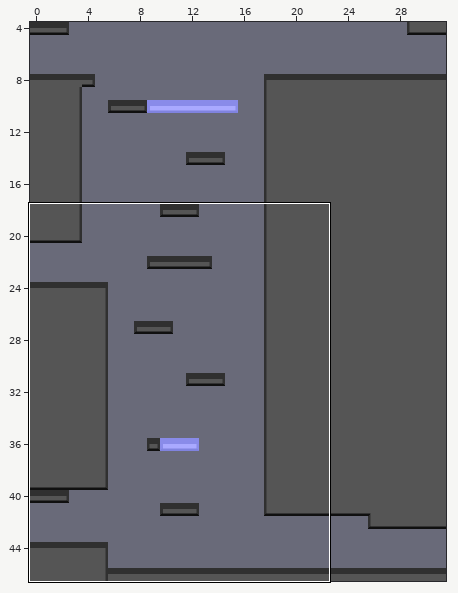
Level history. LDtk project: assets/world.ldtk. The first picture is a wide view before the edit; the outline marks the close-up.
Close-up. Earlier state:
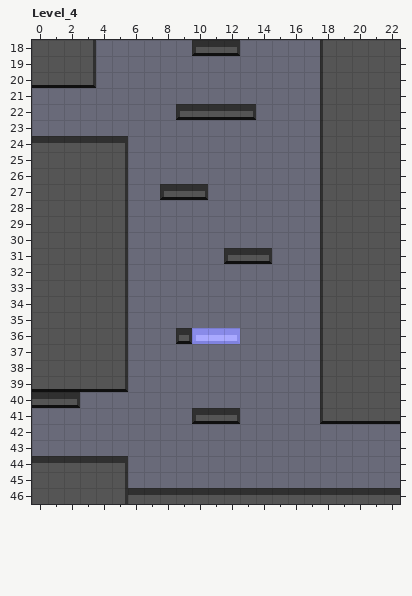
Cells are 16x16 px. Shown: Level_4 x 0..22, y 18..46. The commit also changed other parts of the map, which this record leaves out.
After:
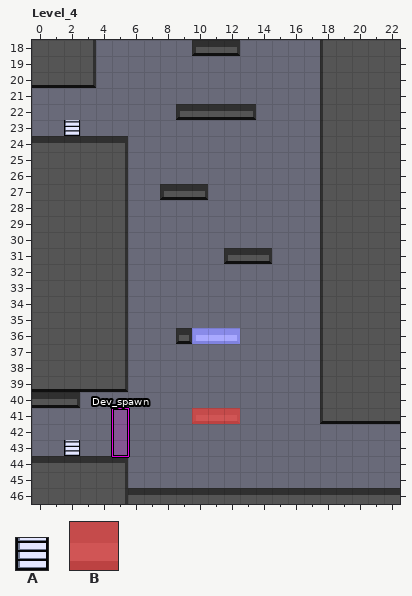
Key: from "Objects": A 4; from "TerrainColor": B 4 "RED".
_ is an empty cell.
Objects are placed by their top-left corner, in cells (3,4 is the top-left corner of cell 3,4); size is 1x1 cell unless given.
See-through tiles are keyed as they look on the map.
Diff:
Layer "TerrainColor":
There is now tile B in row 41 at x 10 to 12.
Layer "Objects":
A new object: A "Door" at 2,41 size 1x3.
A new object: A "Door" at 2,21 size 1x3.
A new object: "Dev_spawn" rectangle at 5,41 size 1x3.
